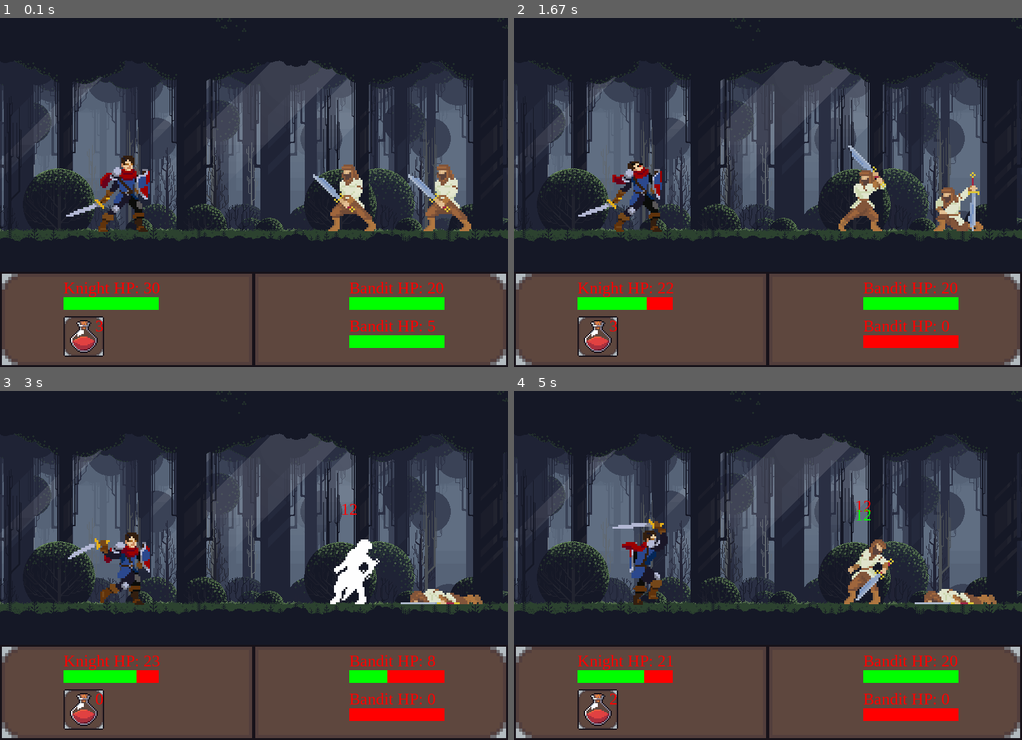
Above: before the commit, frames 1-4 (two rows, left to right).
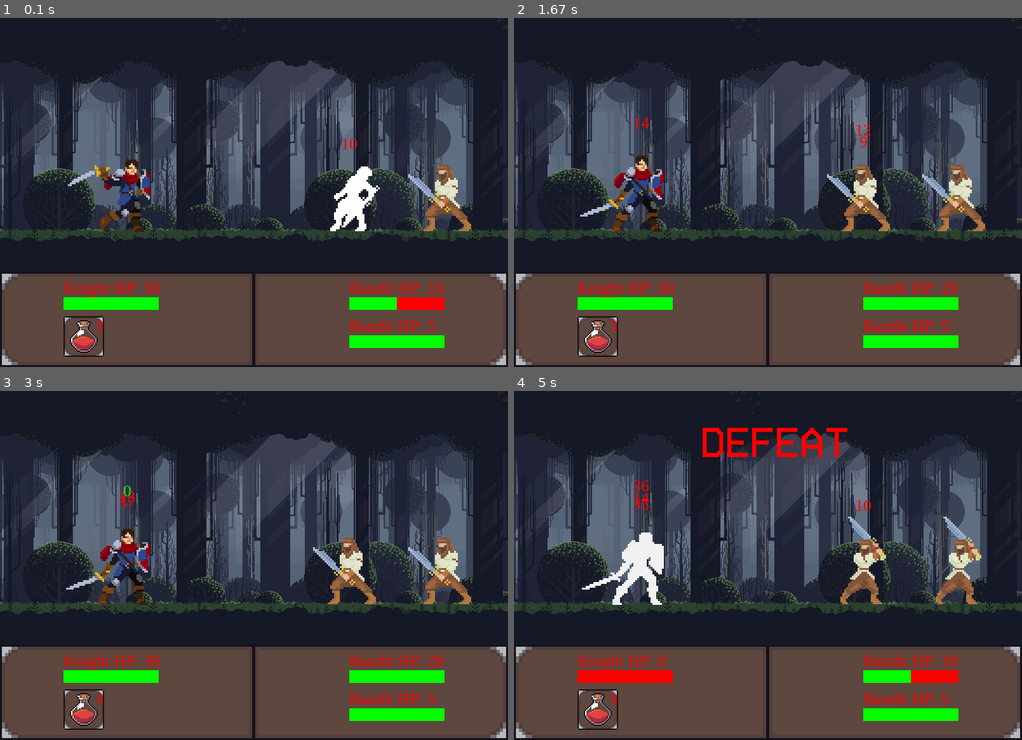
Above: after the commit, the same moments.

Repository: sklvou/Pygame
Game: pygame game, started from Battle/battle.py
Same seed, same stepped clock (60 frames per second), same inputs: the game is played once before the commit and once after it.
Inputs:
- Up to frame 1 (0.1 s): no input
- Up to frame 2 (1.67 s): no input
- Up to frame 3 (3 s): no input
- Up to frame 4 (5 s): no input

The runs differ from the first frame. In frame 1, 2.9% of the frame differs, in the area x 13-88%, y 34-84%; in frame 2, 3.8%; in frame 3, 5.2%; in frame 4, 6.4%, in the area x 12-95%, y 10-95%.

Commit message:
v1 完成

Diff:
--- a/Battle/battle.py
+++ b/Battle/battle.py
@@ -8,7 +8,7 @@
 pygame.init()
 
 clock = pygame.time.Clock()
-fps = 120
+fps = 200
 
 #game window
 bottom_panel = 150
@@ -23,7 +23,7 @@
 current_fighter = 1
 total_fighters = 3
 action_cooldown = 0
-action_wait_time = 15
+action_wait_time = 10
 attack = False
 potion = False
 potion_effect = 15
@@ -237,7 +237,9 @@
 
 # x, y, name, max_hp, strength, potions
 knight = Fighter(200, 260, 'Knight', 30, 10, 3)
-bandit1 = Fighter(550, 270, 'Bandit', 20, 8, 1)
+#bandit1 = Fighter(550, 270, 'Bandit', 5, 35, 1)
+#bandit2 = Fighter(700, 270, 'Bandit', 20, 12, 1)
+bandit1 = Fighter(550, 270, 'Bandit', 20, 12, 1)
 bandit2 = Fighter(700, 270, 'Bandit', 5, 35, 1)
 
 bandit_list = []
@@ -255,7 +257,8 @@
 
 
 # all action list
-actions_and_targets = [('potion', None), ('attack', 0), ('attack', 1)]
+#actions_and_targets = [('potion', None), ('attack', 0), ('attack', 1)]
+actions_and_targets = [('attack', 0), ('attack', 1), ('potion', None)]
 # state (HPやポーションの状態をそれぞれ2値化)
 def encode_state(knight_hp, num_potions, bandit1_hp, bandit2_hp, current_fighter):
     # Binary encoding of the state variables
@@ -302,7 +305,7 @@
 alpha = 0.5  # Learning rate
 gamma = 0.95  # Discount factor
 epsilon = 0.1  # Exploration rate
-num_episodes = 50  # Number of games to play
+num_episodes = 150  # Number of games to play
 
 # Main loop for Q-learning
 for episode in range(num_episodes):
